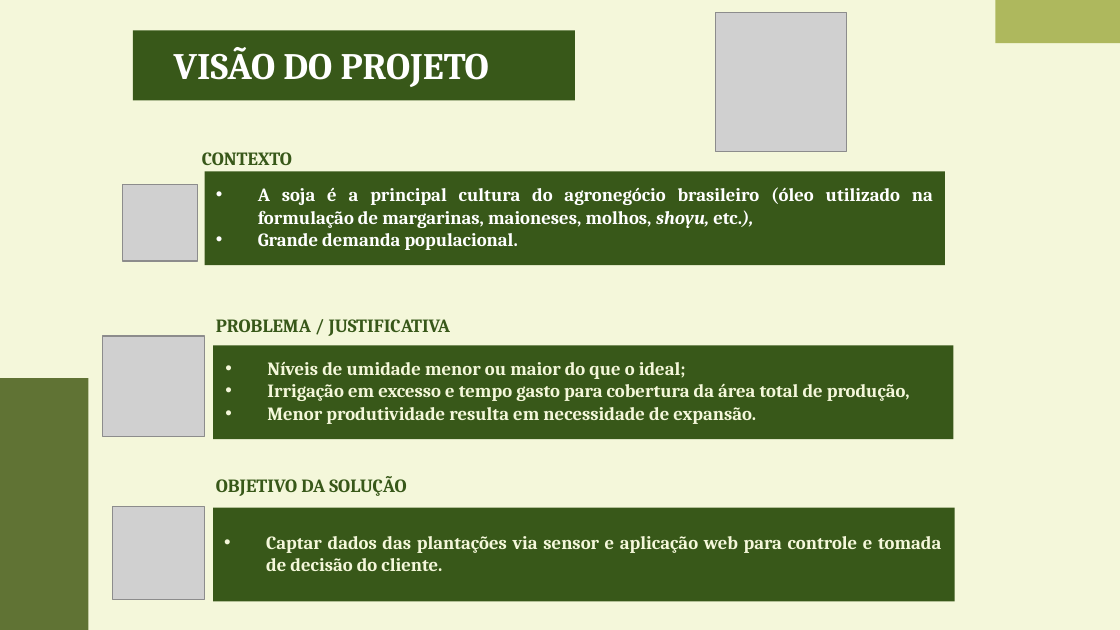
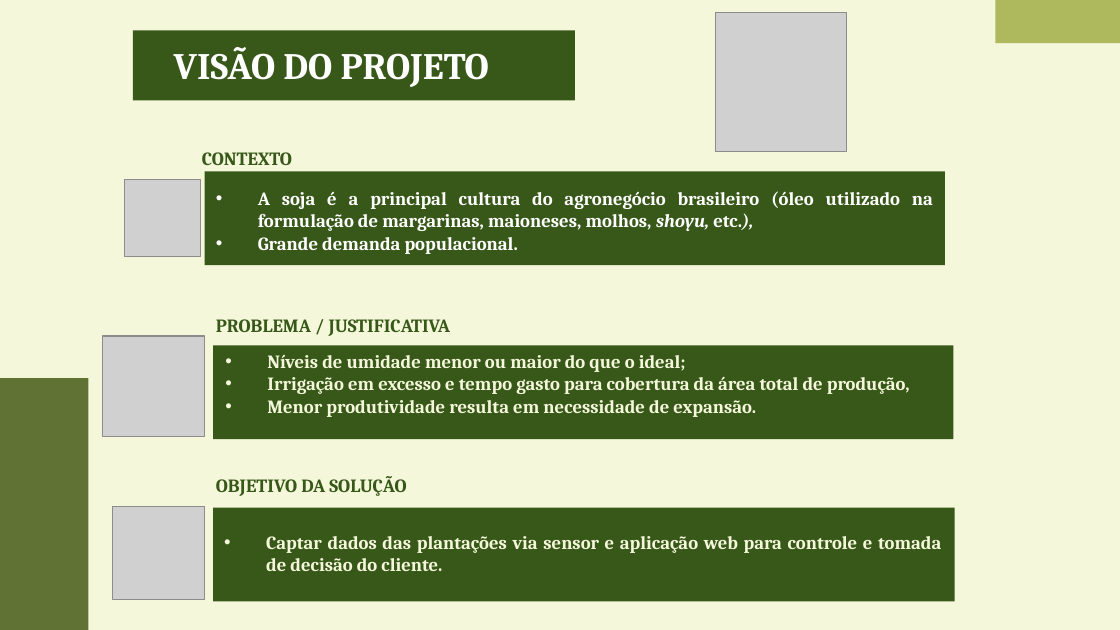
Before and after one commit to KaioZaniboni/wisoy-1, a slide deck: slide 3 of Documentos/APRESENTAÇÃO.SPRINT2.pptx. Drawn at 1120x630 pixels with LibreOffice and Linux fonts; fonts in the diff are those of the drawing; grey boxes stand for pictures. Boxes give left, top, right and bottom in pixels: in the first picture for what was removed or moved away, otherwise in the second. Text is boxed around its words. In the diff, an @@ line names an element or a change of style, - is before the commit and + after.

```diff
--- a/Documentos/APRESENTAÇÃO.SPRINT2.pptx
+++ b/Documentos/APRESENTAÇÃO.SPRINT2.pptx
@@ picture: place and size @@
-picture at <box>122,185,197,261</box>
+picture at <box>125,180,200,256</box>
@@ text "A soja é a principal ...": place and size @@
-text "A soja é a principal ..." at <box>258,187,933,250</box>
+text "A soja é a principal ..." at <box>258,191,933,254</box>
@@ text "Níveis de umidade menor ou ...": place and size @@
-text "Níveis de umidade menor ou ..." at <box>267,362,910,424</box>
+text "Níveis de umidade menor ou ..." at <box>267,355,910,417</box>
```
Also in this commit, not shown: 9 other slides changed, 5 other files.
